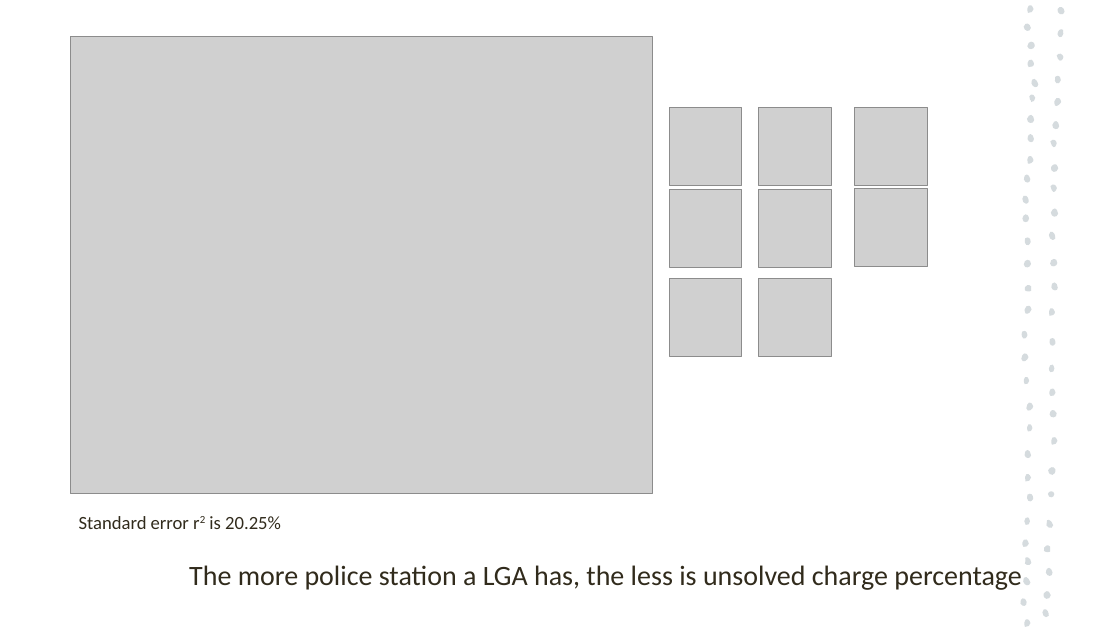
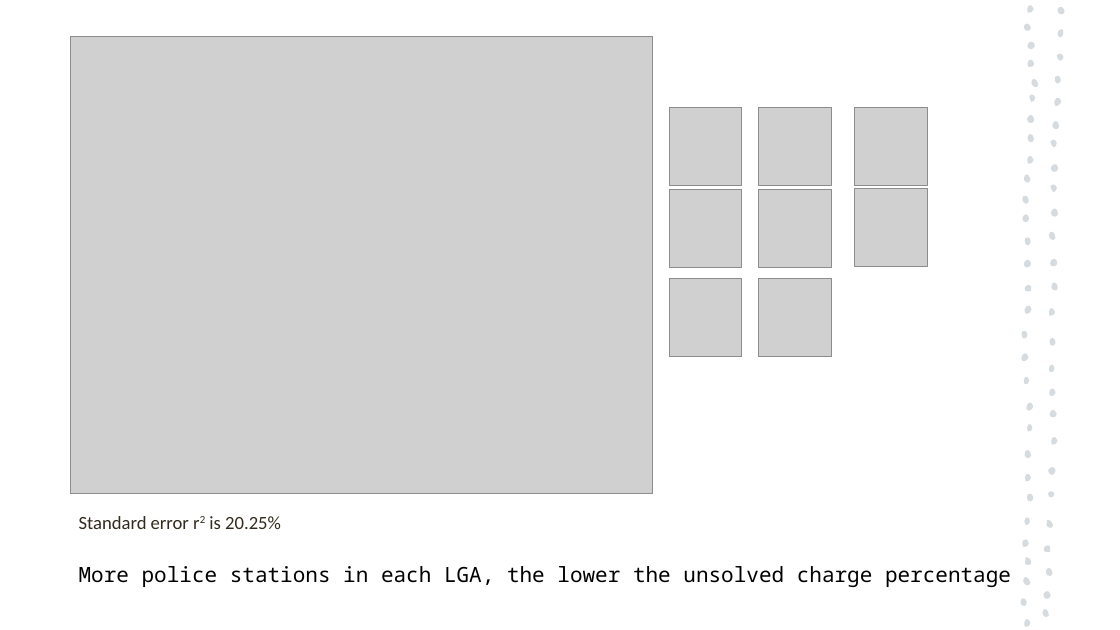
Before and after one commit to antoinetteboyle/Project-1, a slide deck: slide 8 of Crime_Victoria_PowerPoint_Presentation_temporary_Kelvin.pptx. Drawn at 1120x630 pixels with LibreOffice and Linux fonts; fonts in the diff are those of the drawing; grey boxes stand for pictures. Boxes give left, top, right and bottom in pixels: in the first picture for what was removed or moved away, otherwise in the second. Text is boxed around its words. In the diff, an @@ line names an element or a change of style, - is before the commit and + after.

```diff
--- a/Crime_Victoria_PowerPoint_Presentation_temporary_Kelvin.pptx
+++ b/Crime_Victoria_PowerPoint_Presentation_temporary_Kelvin.pptx
@@ title at bbox=[79, 566, 1011, 587]: text changed; size 24 to 18 pt; font Calibri to Noto Sans Mono; text colour #312B1C to #000000 @@
-The more police station a LGA has, the less is unsolved charge percentage
+More police stations in each LGA, the lower the unsolved charge percentage
```
Also in this commit, not shown: 5 other slides changed, 1 slide added, 1 slide removed, 4 other files.
